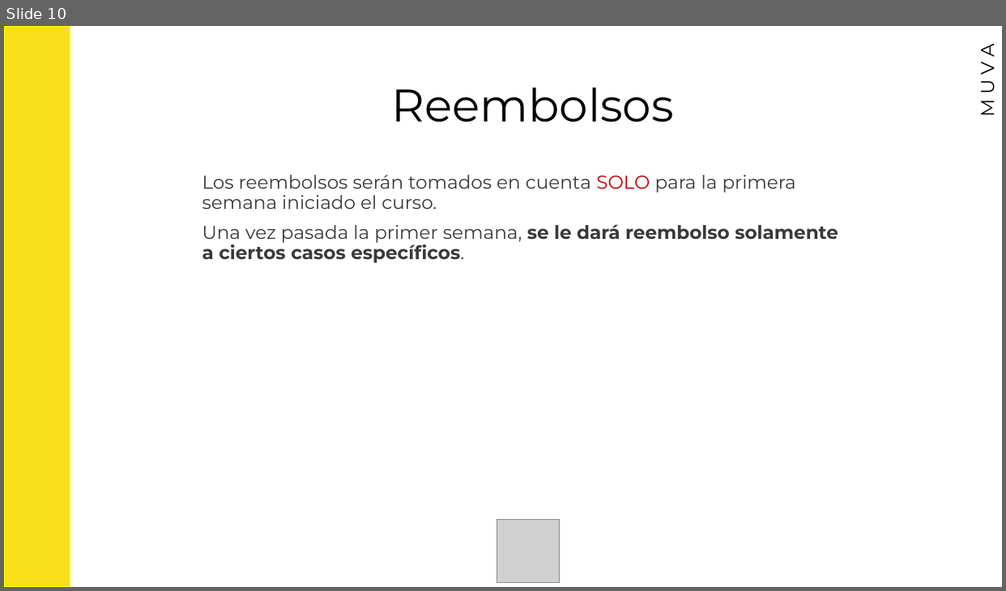
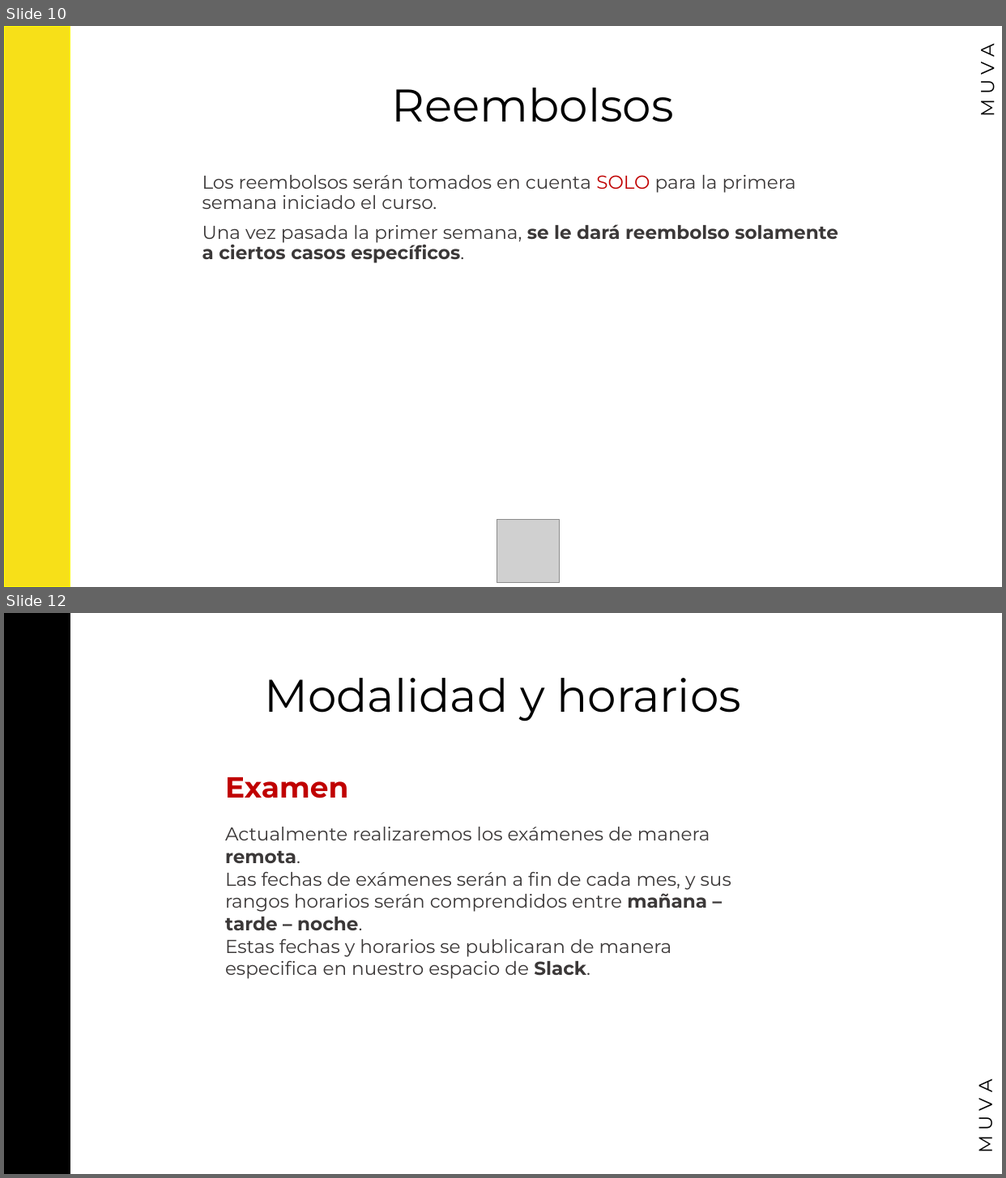
Before and after one commit to MuvaTech0/Muva, a slide deck: cursos/Muva Javascript 2.pptx. Shown one above the other, each under a label of ours: slide 10 before the commit, slides 10 and 12 after it; the slides between them are not shown. The pictures are 1006x591 and 1006x1178 pixels, drawn with LibreOffice and Linux fonts; fonts in the diff are those of the drawing; grey boxes stand for pictures. Boxes give left, top, right and bottom in pixels: in the first picture for what was removed or moved away, otherwise in the second. Text is boxed around its words. In the diff, an @@ line names an element or a change of style, - is before the commit and + after.

```diff
--- a/cursos/Muva Javascript 2.pptx
+++ b/cursos/Muva Javascript 2.pptx
@@ slide 12 added at <box>4,613,1002,1174</box>, background #FFFFFF @@
@@ rectangle added at <box>4,613,70,1174</box>, fill #000000, outline #000000 1 pt @@
@@ title added at <box>264,678,741,722</box>, 44 pt, text #000000 @@
+Modalidad y horarios
@@ text added at <box>225,777,348,798</box>, 28 pt, text #C00000, bold @@
+Examen
@@ text added at <box>225,827,731,979</box>, 18 pt, text #3B3838 @@
+Actualmente realizaremos los exámenes de manera remota.
+Las fechas de exámenes serán a fin de cada mes, y sus rangos horarios serán comprendidos entre mañana – tarde – noche.
+Estas fechas y horarios se publicaran de manera especifica en nuestro espacio de Slack.
@@ text added at <box>971,1080,997,1152</box>, 18 pt, text #000000 @@
+M U V A
```
Also in this commit, not shown: 3 other slides added, 3 other files.
